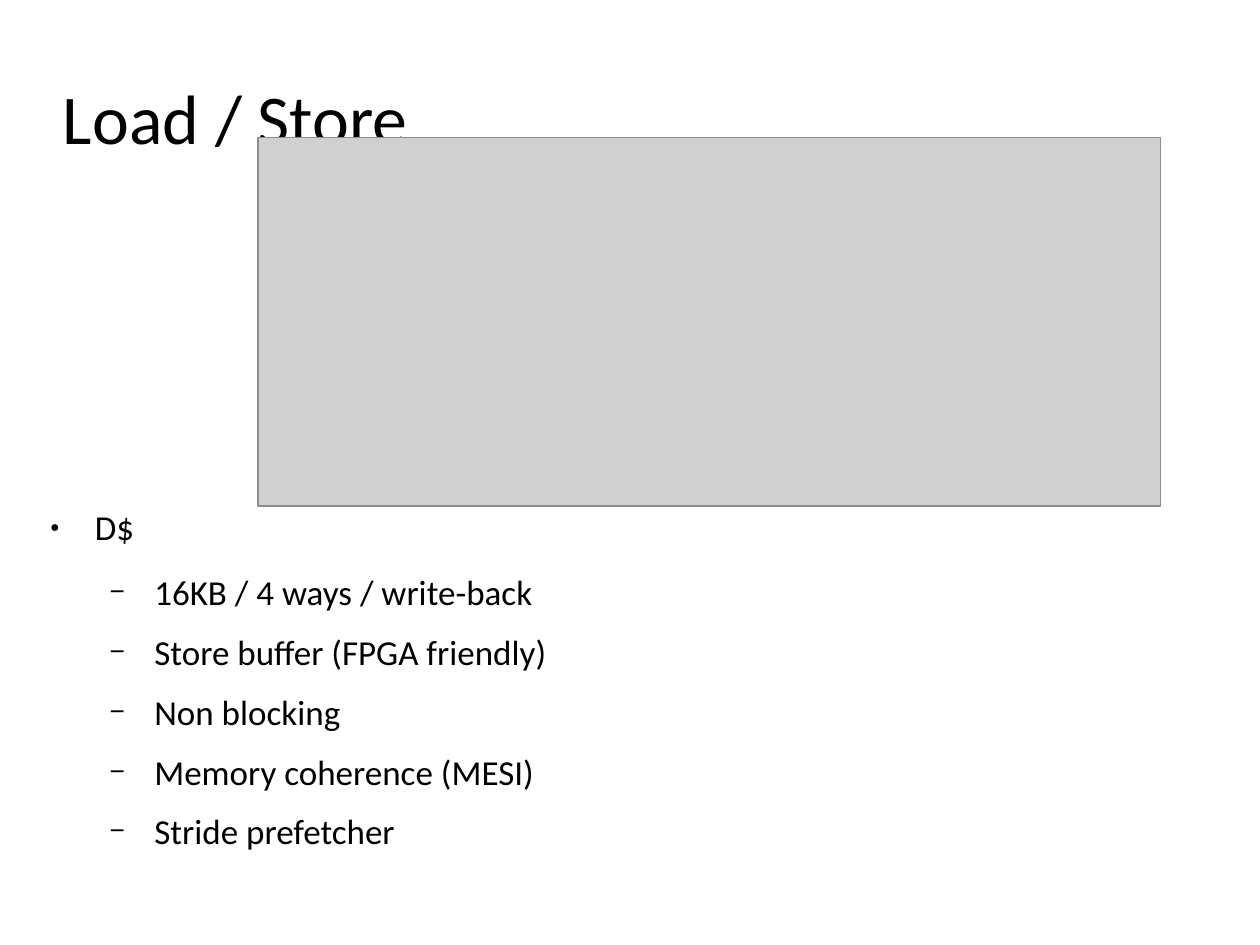
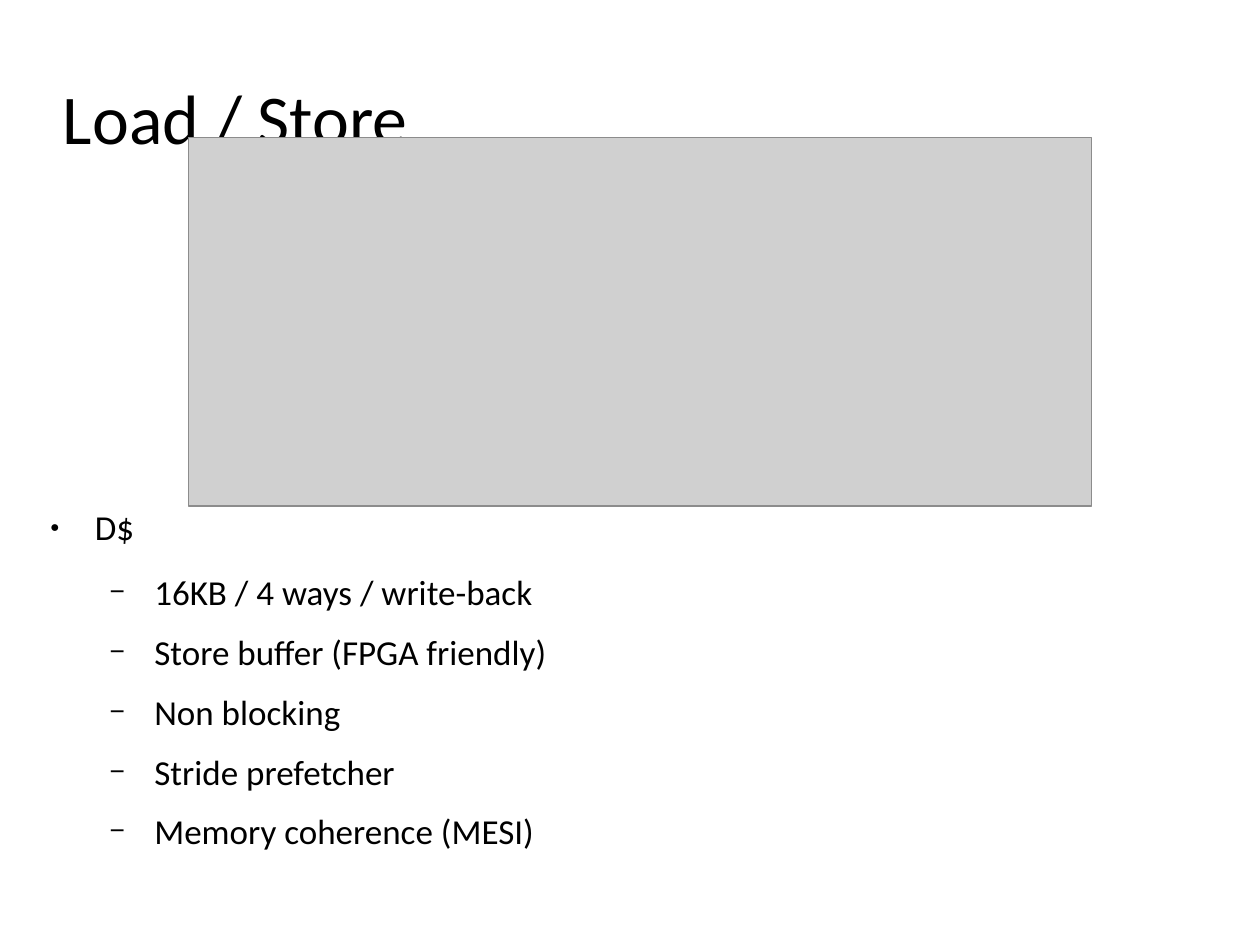
Before and after one commit to SpinalHDL/SpinalDoc, a slide deck: slide 7 of presentation/en/riscv_sc_2024/riscv_sc_2024.odp. Drawn at 1260x945 pixels with LibreOffice and Linux fonts; fonts in the diff are those of the drawing; grey boxes stand for pictures. Boxes give left, top, right and bottom in pixels: in the first picture for what was removed or moved away, otherwise in the second. Text is boxed around its words. In the diff, an @@ line names an element or a change of style, - is before the commit and + after.

```diff
--- a/presentation/en/riscv_sc_2024/riscv_sc_2024.odp
+++ b/presentation/en/riscv_sc_2024/riscv_sc_2024.odp
@@ picture: place and size @@
-picture at box(258, 137, 1160, 505)
+picture at box(189, 137, 1091, 505)
@@ text at box(154, 760, 395, 791): paragraph added @@
+  − Stride prefetcher
@@ text at box(154, 819, 395, 850): paragraph removed @@
-  − Stride prefetcher
```
Also in this commit, not shown: 7 other slides changed, 4 slides added, 1 slide removed.
